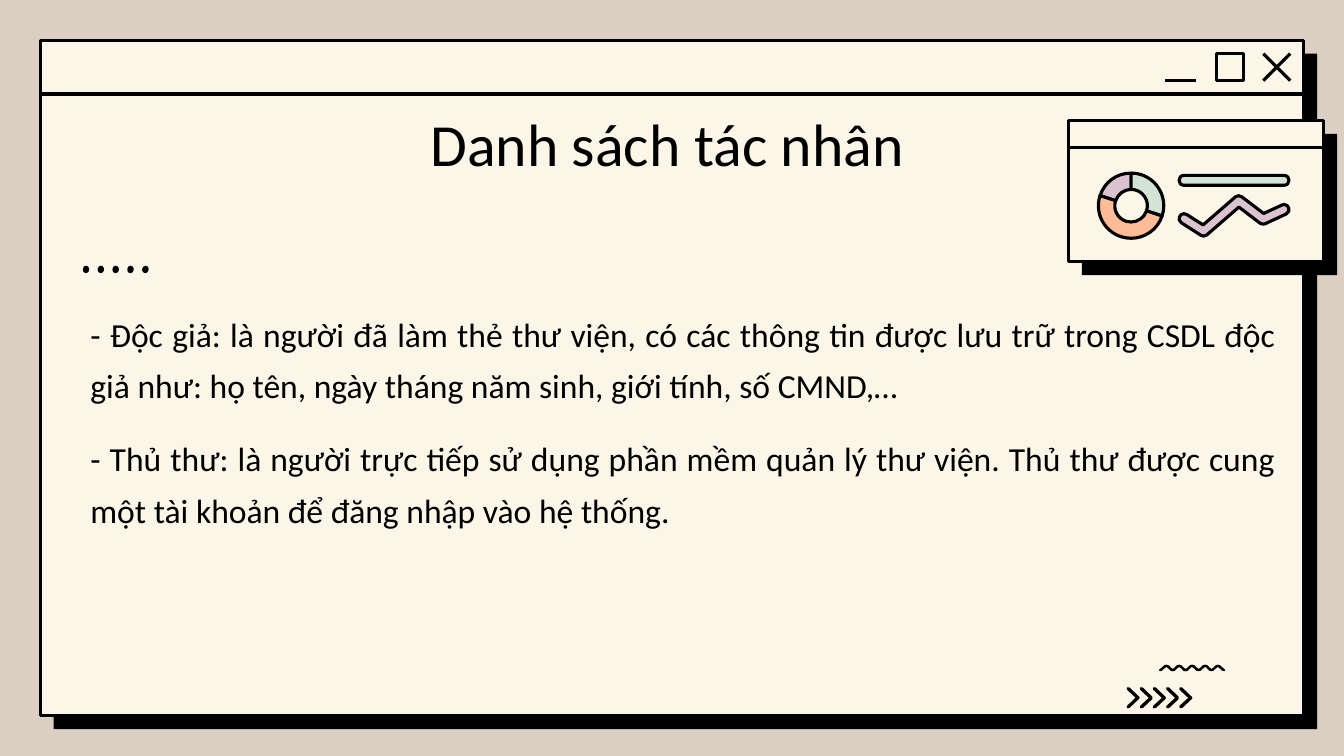
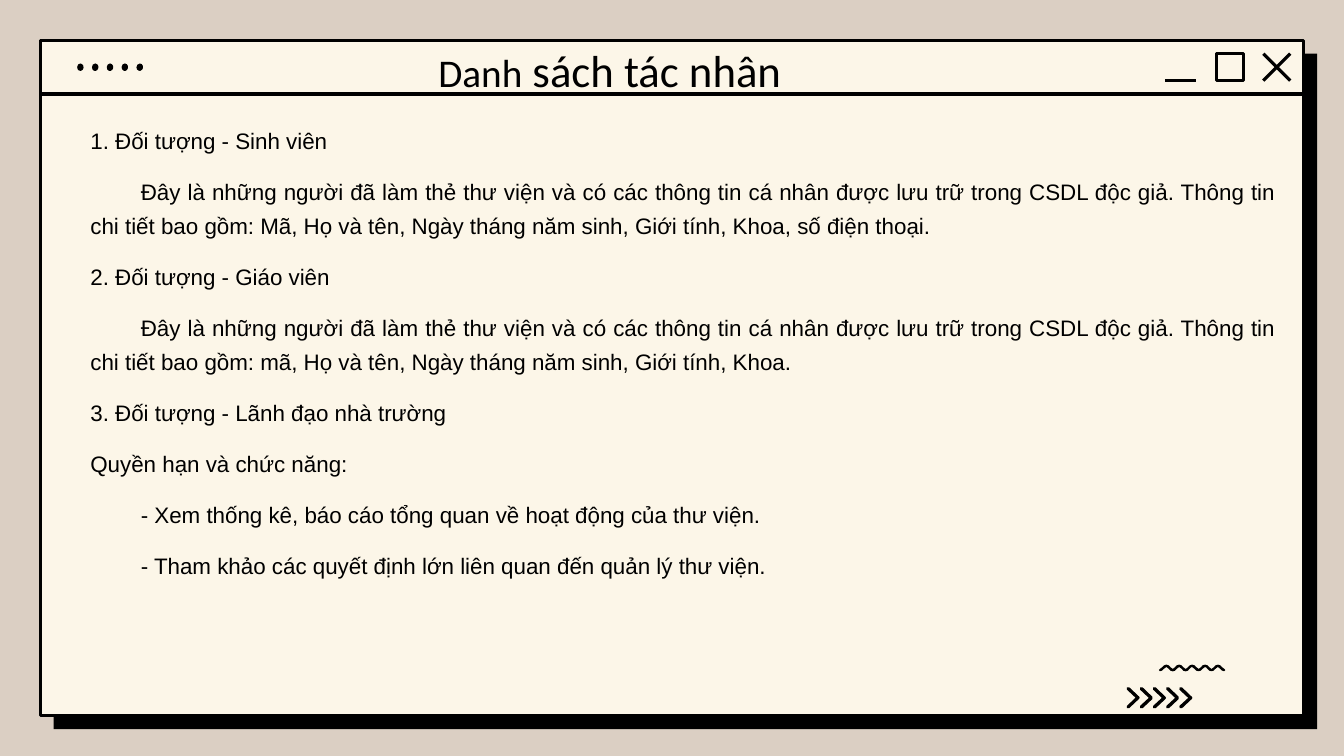
Before and after one commit to vuanhtu2k3/QLTV_JAVA_EAUT, a slide deck: slide 9 of javaPP.pptx. Drawn at 1344x756 pixels with LibreOffice and Linux fonts; fonts in the diff are those of the drawing; background and template pictures are left out. Boxes give left, top, right and bottom in pixels: in the first picture for what was removed or moved away, otherwise in the second. Text is boxed around its words. In the diff, an @@ line names an element or a change of style, - is before the commit and + after.

```diff
--- a/javaPP.pptx
+++ b/javaPP.pptx
@@ title "Danh sách tác nhân": place and size @@
-title "Danh sách tác nhân" at (430,124,904,167)
+title "Danh sách tác nhân" at (438,56,781,96)
@@ title "Danh sách tác nhân" at (438,56,781,96): size 42.7 to 28 pt in "Danh"; size 42.7 to 32 pt in "sách tác nhân" @@
@@ freeform shape: place and size @@
-freeform shape at (83,266,150,275)
+freeform shape at (77,64,144,73)
@@ text at (90,132,1275,579): text changed; size 24 to 16 pt; font Calibri to Arial @@
-- Độc giả: là người đã làm thẻ thư viện, có các thông tin được lưu trữ trong CSDL độc giả như: họ tên, ngày tháng năm sinh, giới tính, số CMND,…
-- Thủ thư: là người trực tiếp sử dụng phần mềm quản lý thư viện. Thủ thư được cung một tài khoản để đăng nhập vào hệ thống.
+1. Đối tượng - Sinh viên
+Đây là những người đã làm thẻ thư viện và có các thông tin cá nhân được lưu trữ trong CSDL độc giả. Thông tin chi tiết bao gồm: Mã, Họ và tên, Ngày tháng năm sinh, Giới tính, Khoa, số điện thoại.
+2. Đối tượng - Giáo viên
+Đây là những người đã làm thẻ thư viện và có các thông tin cá nhân được lưu trữ trong CSDL độc giả. Thông tin chi tiết bao gồm: mã, Họ và tên, Ngày tháng năm sinh, Giới tính, Khoa.
+3. Đối tượng - Lãnh đạo nhà trường
+Quyền hạn và chức năng:
+- Xem thống kê, báo cáo tổng quan về hoạt động của thư viện.
+- Tham khảo các quyết định lớn liên quan đến quản lý thư viện.
@@ group removed at (1069,121,1337,275): 5 freeform shapes, 2 rounded rectangles, 1 line @@
```
Also in this commit, not shown: 2 other slides changed, 1 slide added, 2 other files.
